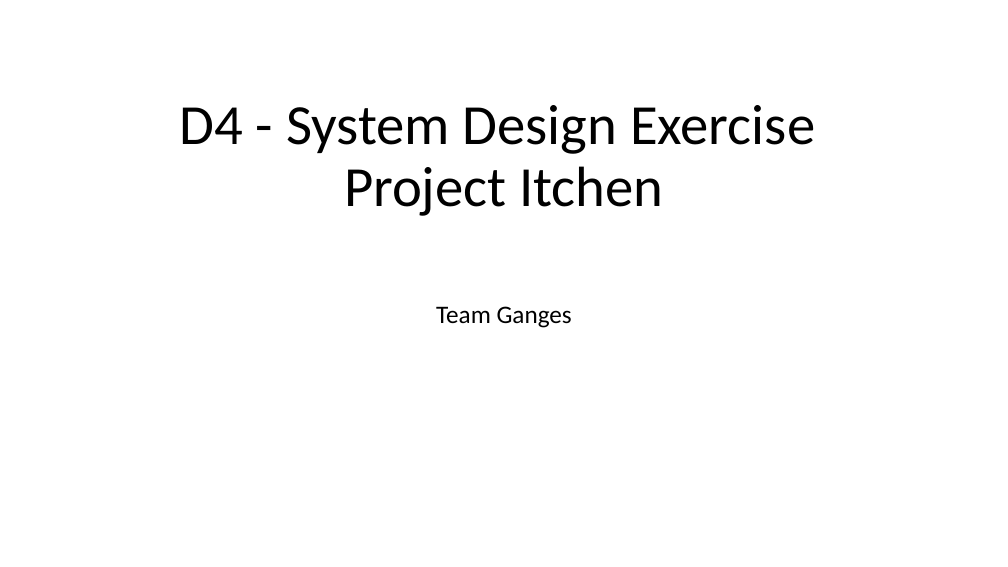
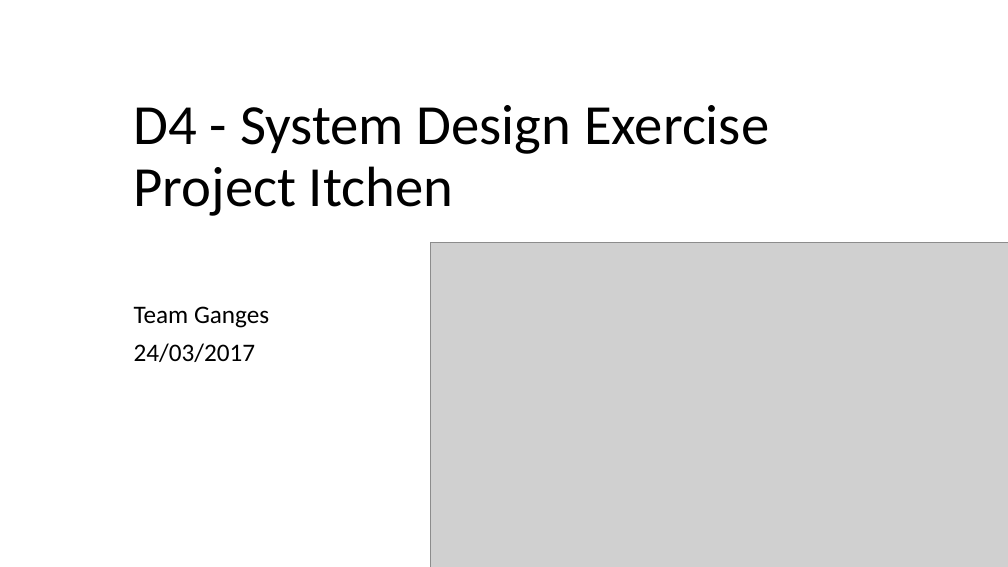
Before and after one commit to ibro-rox/D4-Ganges, a slide deck: slide 1 of Admin/presentation/Team_Ganges_Presentation.pptx. Drawn at 1008x567 pixels with LibreOffice and Linux fonts; fonts in the diff are those of the drawing; grey boxes stand for pictures. Boxes give left, top, right and bottom in pixels: in the first picture for what was removed or moved away, otherwise in the second. Text is boxed around its words. In the diff, an @@ line names an element or a change of style, - is before the commit and + after.

```diff
--- a/Admin/presentation/Team_Ganges_Presentation.pptx
+++ b/Admin/presentation/Team_Ganges_Presentation.pptx
@@ title "D4 - System Design Exercise ..." at <box>134,105,769,216</box>: alignment centre to left @@
@@ picture added at <box>431,243,1008,567</box> @@
@@ subtitle at <box>134,306,269,328</box>: alignment centre to left @@
@@ subtitle at <box>134,343,256,362</box>: paragraph added @@
+24/03/2017
```
Also in this commit, not shown: 2 other slides changed, 5 slides added.
